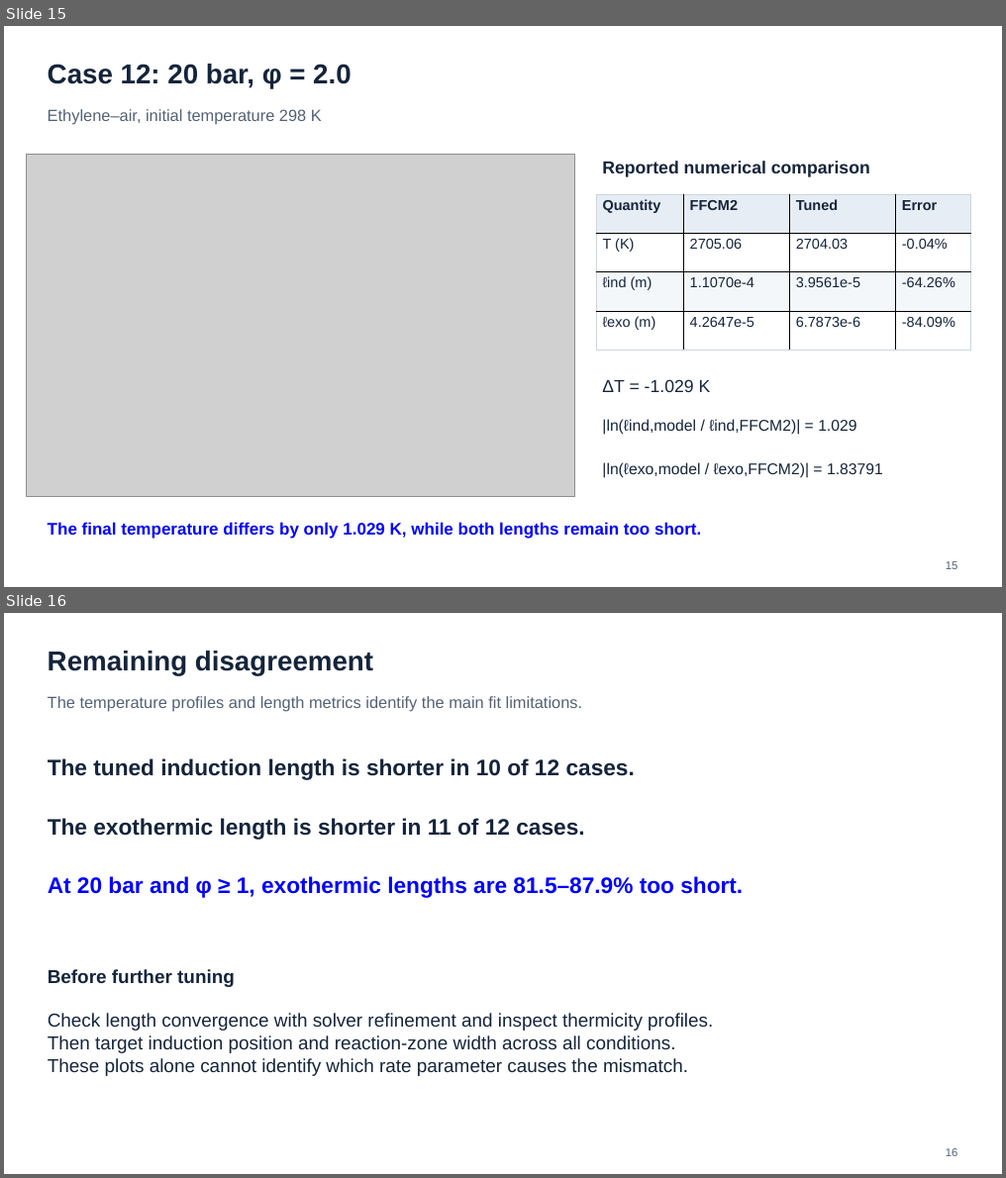
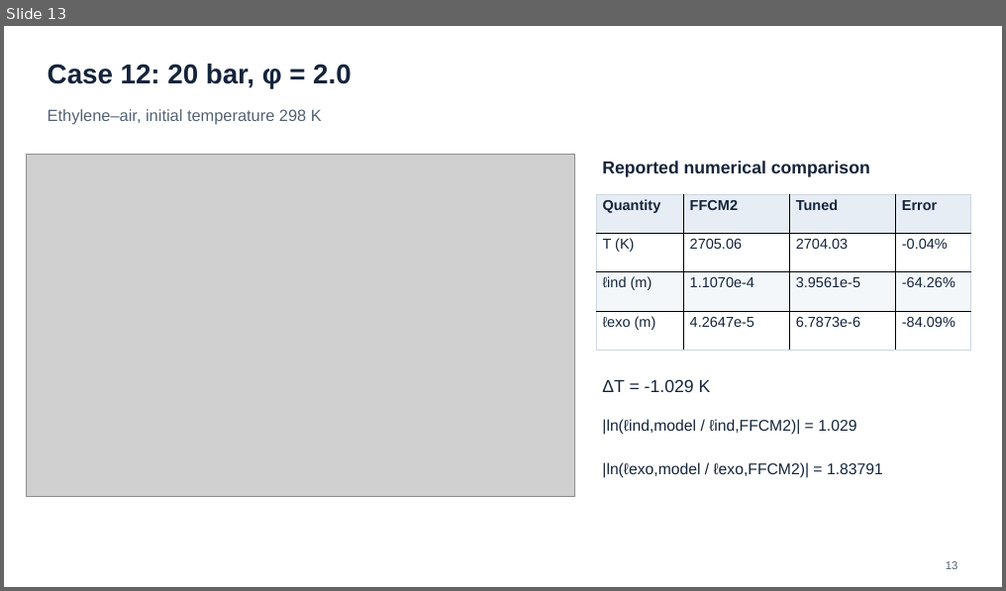
Before and after one commit to Boyuan-Yu-01/kinetic-model-tuning, a slide deck: example/ethylene_ZND/validate/znd_validation_12_cases.pptx. Shown one above the other, each under a label of ours: slides 15 and 16 before the commit, slide 13 after it. The pictures are 1006x1178 and 1006x591 pixels, drawn with LibreOffice and Linux fonts; fonts in the diff are those of the drawing; grey boxes stand for pictures. Boxes give left, top, right and bottom in pixels: in the first picture for what was removed or moved away, otherwise in the second. Text is boxed around its words. In the diff, an @@ line names an element or a change of style, - is before the commit and + after.

```diff
--- a/example/ethylene_ZND/validate/znd_validation_12_cases.pptx
+++ b/example/ethylene_ZND/validate/znd_validation_12_cases.pptx
@@ slide 16 removed at bbox=[4, 613, 1002, 1174], background #FFFFFF @@
@@ text removed at bbox=[48, 651, 373, 675] @@
-Remaining disagreement
@@ text removed at bbox=[48, 696, 582, 711] @@
-The temperature profiles and length metrics identify the main fit limitations.
@@ text removed at bbox=[48, 759, 635, 780] @@
-The tuned induction length is shorter in 10 of 12 cases.
@@ text removed at bbox=[48, 818, 584, 840] @@
-The exothermic length is shorter in 11 of 12 cases.
@@ text removed at bbox=[48, 876, 743, 898] @@
-At 20 bar and φ ≥ 1, exothermic lengths are 81.5–87.9% too short.
@@ text removed at bbox=[48, 969, 235, 987] @@
-Before further tuning
@@ text removed at bbox=[48, 1013, 713, 1076] @@
-Check length convergence with solver refinement and inspect thermicity profiles.
-Then target induction position and reaction-zone width across all conditions.
-These plots alone cannot identify which rate parameter causes the mismatch.
@@ text removed at bbox=[945, 1149, 958, 1157] @@
-16
@@ what was slide 15 is now slide 13 @@
@@ slide 13 changed as well @@
@@ text removed at bbox=[48, 522, 701, 539] @@
-The final temperature differs by only 1.029 K, while both lengths remain too short.
@@ text at bbox=[945, 562, 958, 570]: text changed @@
-15
+13
```
Also in this commit, not shown: 12 other slides changed, 2 other slides removed, 1 other file.
